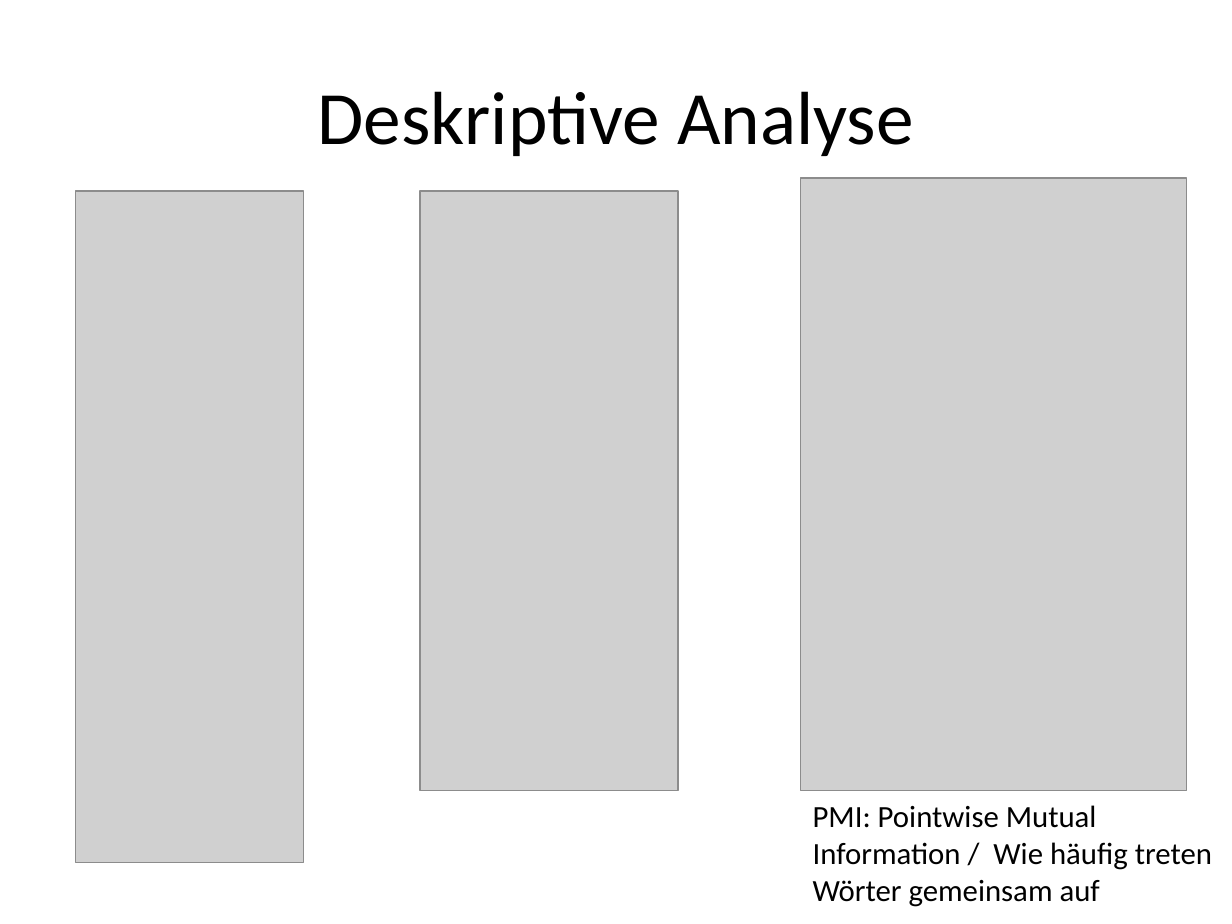
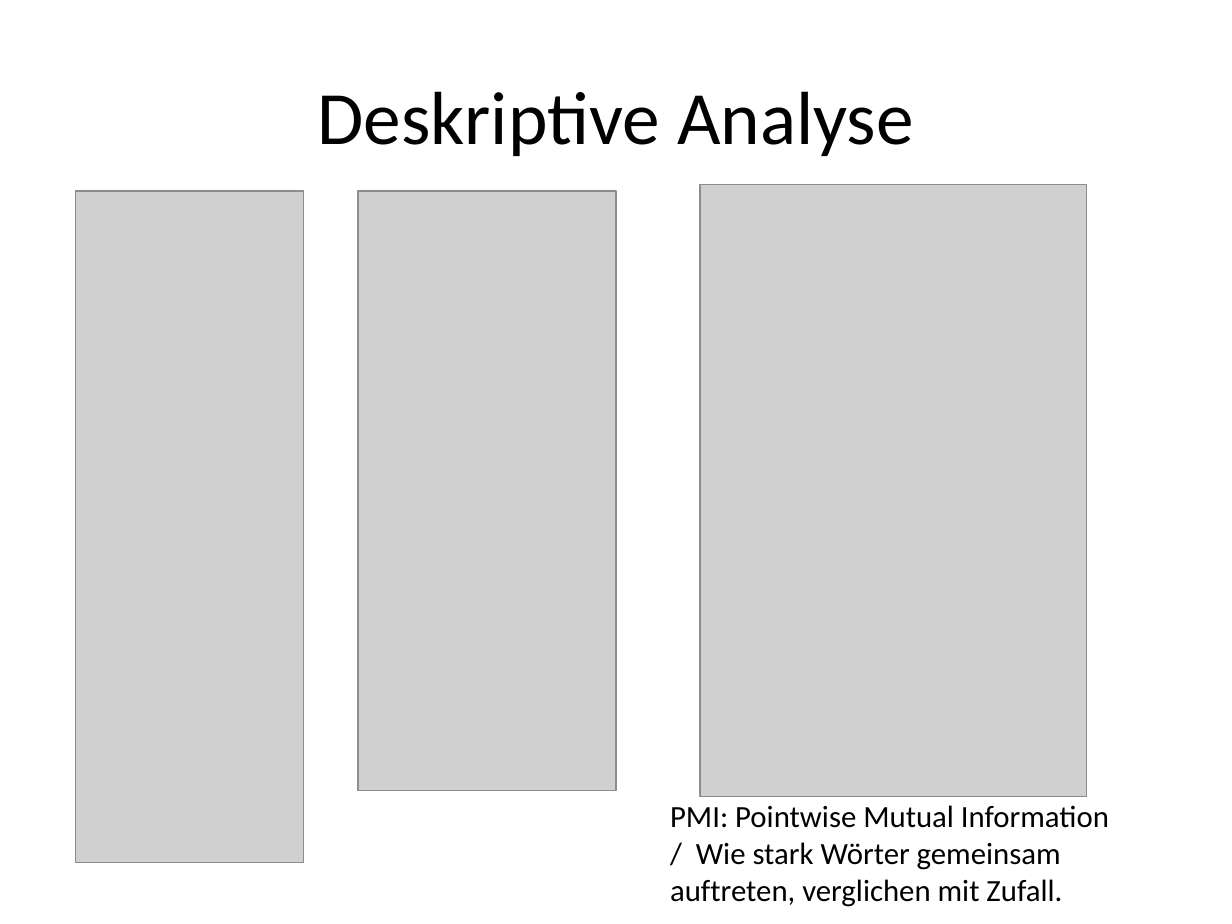
Before and after one commit to raphiweiss/Mundart-Chat-Sentiment, a slide deck: slide 6 of Zwischenpräsentation_RWeiss.pptx. Drawn at 1232x924 pixels with LibreOffice and Linux fonts; fonts in the diff are those of the drawing; grey boxes stand for pictures. Boxes give left, top, right and bottom in pixels: in the first picture for what was removed or moved away, otherwise in the second. Text is boxed around its words. In the diff, an @@ line names an element or a change of style, - is before the commit and + after.

```diff
--- a/Zwischenpräsentation_RWeiss.pptx
+++ b/Zwischenpräsentation_RWeiss.pptx
@@ picture: place and size @@
-picture at (420,191,678,791)
+picture at (359,191,616,791)
@@ picture: place and size @@
-picture at (801,179,1188,791)
+picture at (700,185,1087,797)
@@ text at (670,805,1109,907): text changed @@
-PMI: Pointwise Mutual Information / Wie häufig treten Wörter gemeinsam auf
+PMI: Pointwise Mutual Information / Wie stark Wörter gemeinsam auftreten, verglichen mit Zufall.
```
Also in this commit, not shown: 1 other file.
